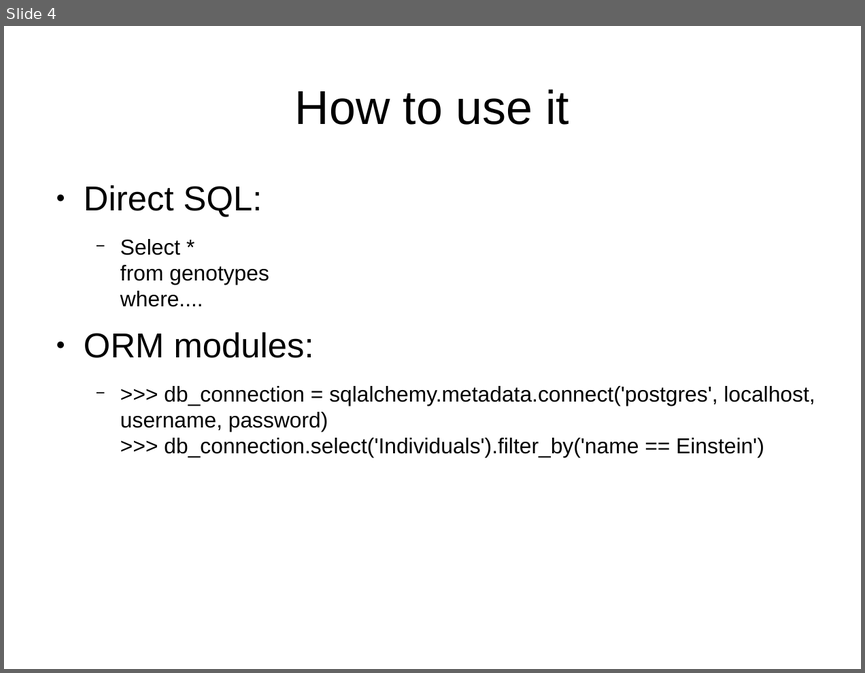
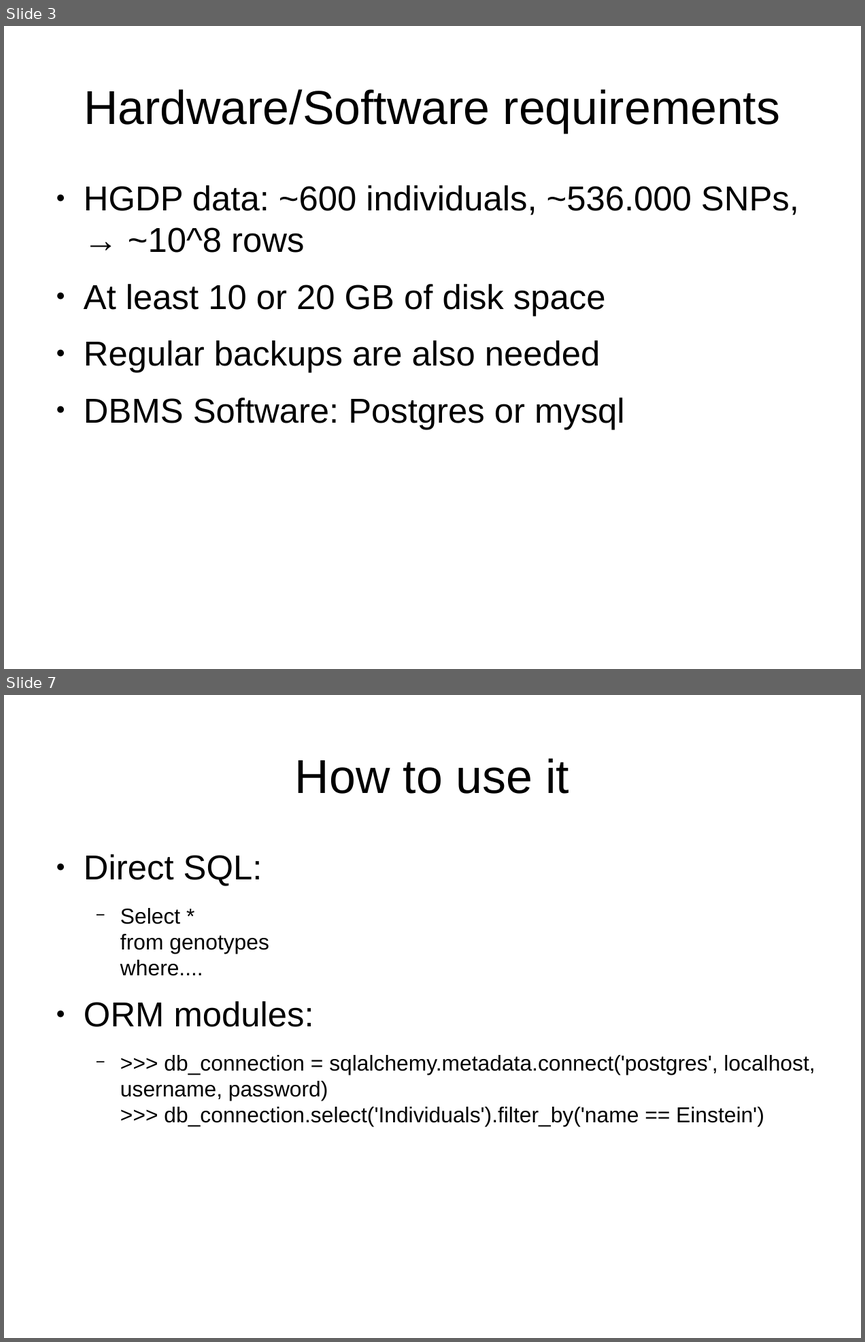
Before and after one commit to dalloliogm/snps-database, a slide deck: HGDP database/docs/Slides/database for hgdp.odp. Shown one above the other, each under a label of ours: slide 4 before the commit, slides 3 and 7 after it; the slides between them are not shown. The pictures are 865x673 and 865x1342 pixels, drawn with LibreOffice and Linux fonts; fonts in the diff are those of the drawing. Boxes give left, top, right and bottom in pixels: in the first picture for what was removed or moved away, otherwise in the second. Text is boxed around its words. In the diff, an @@ line names an element or a change of style, - is before the commit and + after.

```diff
--- a/HGDP database/docs/Slides/database for hgdp.odp
+++ b/HGDP database/docs/Slides/database for hgdp.odp
@@ slide 3 added at bbox=[4, 26, 861, 669], background #FFFFFF @@
@@ title added at bbox=[84, 89, 780, 133], 44 pt, text #000000 @@
+Hardware/Software requirements
@@ text added at bbox=[84, 185, 799, 429], 32 pt, text #000000 @@
+● HGDP data: ~600 individuals, ~536.000 SNPs, → ~10^8 rows
+● At least 10 or 20 GB of disk space
+● Regular backups are also needed
+● DBMS Software: Postgres or mysql
@@ what was slide 4 is now slide 7 @@
```
Also in this commit, not shown: 1 slide changed, 4 other slides added, 2 slides removed, 2 other files.
